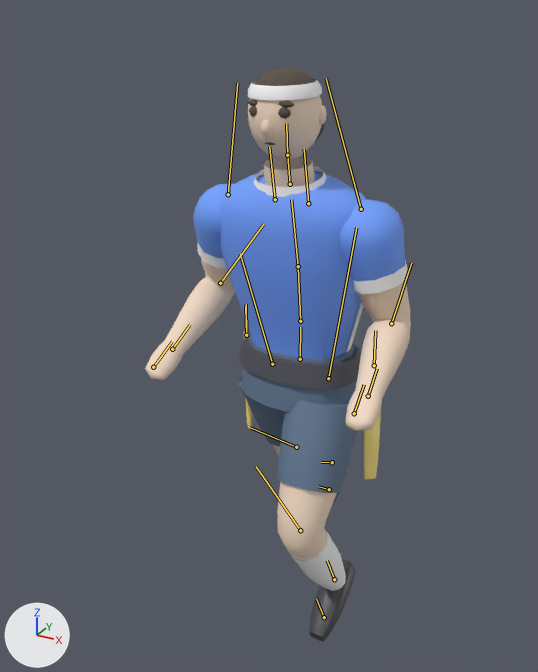
An edit to the glTF model flagster/lib/flagplayer.glb, drawn before and after from the same camera.
Camera for both pictures: a camera (50 mm lens) standing at (0.905, -1.835, 1.932) and looking at (-0.145, 0.075, 0.977). Every picture has the same lights, and +X, +Y and +Z are marked at lower left. The older version comes first. Both versions are drawn at frame 10 of the action 'Backpedal'; the numbers are the values there. The bones that bend it are drawn over the model as lines.

Names of what the first picture shows: 'belt', 'flag', 'hair', 'jersey', 'shoes', 'shorts', 'skin', 'socks', 'trim'.
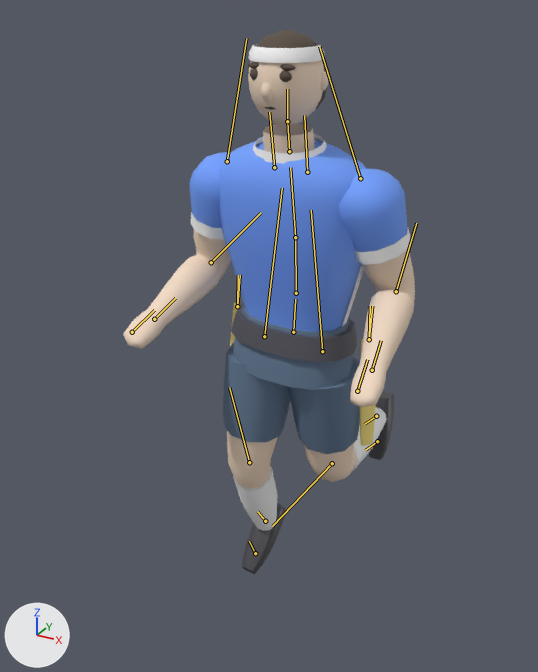
Changed parts and their boxes [x1, y1, x2, y2] in the pictures (538 x 672 px):
'jersey', posed: before [193, 172, 405, 359]; after [189, 140, 408, 332]
'skin', posed (10% wider, 8% shorter): before [145, 95, 411, 560]; after [123, 60, 415, 489]
'shorts', posed (16% wider, 6% shorter): before [239, 335, 357, 493]; after [223, 306, 360, 454]
'trim', posed (7% shorter): before [197, 79, 408, 566]; after [190, 43, 411, 496]
'belt', posed: before [239, 333, 361, 389]; after [231, 304, 357, 362]
'shoes', posed: before [309, 491, 356, 641]; after [242, 391, 394, 574]
'socks', posed: before [292, 529, 346, 591]; after [234, 407, 387, 531]
'hair', posed: before [247, 66, 325, 145]; after [248, 29, 327, 110]
'flag', posed: before [243, 331, 381, 480]; after [230, 303, 376, 446]
bone 'Hips', root to tip: before (300, 359) to (300, 327); after (293, 332) to (295, 299)
bone 'Spine', root to tip: before (300, 321) to (298, 266); after (296, 293) to (295, 237)
bone 'Chest', root to tip: before (298, 266) to (291, 199); after (295, 237) to (290, 167)
bone 'UpperArm_L', root to tip: before (361, 209) to (326, 78); after (360, 178) to (319, 46)
bone 'LowerArm_L', root to tip: before (391, 323) to (411, 263); after (396, 291) to (416, 223)
bone 'UpperArm_R', root to tip: before (228, 194) to (237, 83); after (227, 161) to (246, 38)
bone 'UpperLeg_L', root to tip: before (328, 378) to (356, 227); after (322, 351) to (311, 210)
bone 'LowerLeg_L', root to tip: before (300, 530) to (256, 466); after (332, 463) to (272, 526)
bone 'UpperLeg_R', root to tip: before (272, 364) to (240, 253); after (264, 336) to (282, 188)
bone 'LowerLeg_R', root to tip: before (296, 447) to (250, 427); after (249, 462) to (229, 387)
bone 'Foot_R', root to tip: before (332, 462) to (321, 462); after (265, 521) to (257, 511)
bone 'Flag_L', root to tip: before (374, 365) to (375, 330); after (369, 339) to (370, 306)
bone 'Flag_R', root to tip: before (246, 335) to (245, 306); after (237, 306) to (240, 275)

The edits, one by one:
Bone 'Hips' (bone_hips) moves from (0.004, -0.04, 0.0) to (-0.019, 0.045, 0.0).
Bone 'Hips' (bone_hips) turns from (0, -3, 1) to (0, 1, -3) degrees about its own x, y and z.
Bone 'Spine' (bone_spine) turns from (6, 1, 0) to (6, 0, 1) degrees about its own x, y and z.
Bone 'Chest' (bone_chest) turns from (5, 2, 0) to (5, 0, 1) degrees about its own x, y and z.
Bone 'UpperArm_L' (bone_upperarm_l) turns from (-3, 1, 15) to (2, -1, 16) degrees about its own x, y and z.
Bone 'LowerArm_L' (bone_lowerarm_l) turns from (-75, 3, 1) to (-73, 3, 1) degrees about its own x, y and z.
Bone 'UpperArm_R' (bone_upperarm_r) turns from (5, 1, -16) to (-4, -1, -15) degrees about its own x, y and z.
Bone 'UpperLeg_L' (bone_upperleg_l) turns from (-27, 1, 3) to (13, -1, 3) degrees about its own x, y and z.
Bone 'LowerLeg_L' (bone_lowerleg_l) turns from (59, 0, 0) to (74, 0, 0) degrees about its own x, y and z.
Bone 'UpperLeg_R' (bone_upperleg_r) turns from (26, 1, -3) to (-3, 0, -3) degrees about its own x, y and z.
Bone 'LowerLeg_R' (bone_lowerleg_r) turns from (27, 0, 0) to (28, 0, 0) degrees about its own x, y and z.
Bone 'Foot_R' (bone_foot_r) turns from (7, 0, 0) to (13, 0, 0) degrees about its own x, y and z.
Bone 'Flag_L' (bone_flag_l) turns from (-6, 0, 3) to (3, 0, 3) degrees about its own x, y and z.
Bone 'Flag_R' (bone_flag_r) turns from (6, 0, -3) to (-1, 0, -3) degrees about its own x, y and z.
